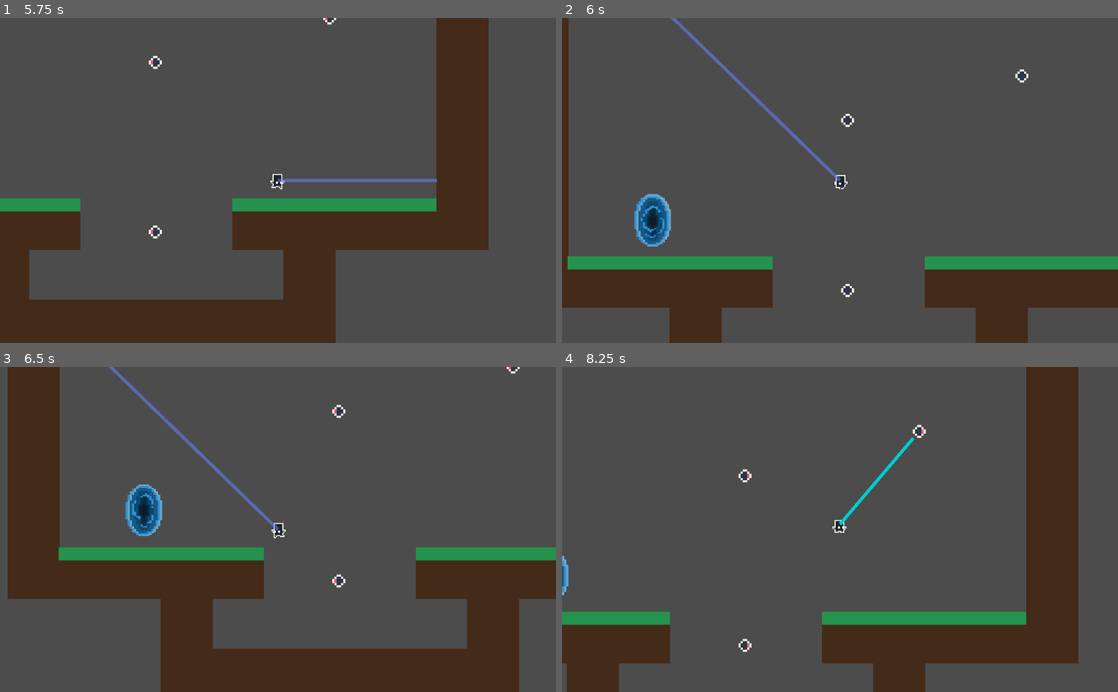
Above: before the commit, frames 1-4 (two rows, left to right).
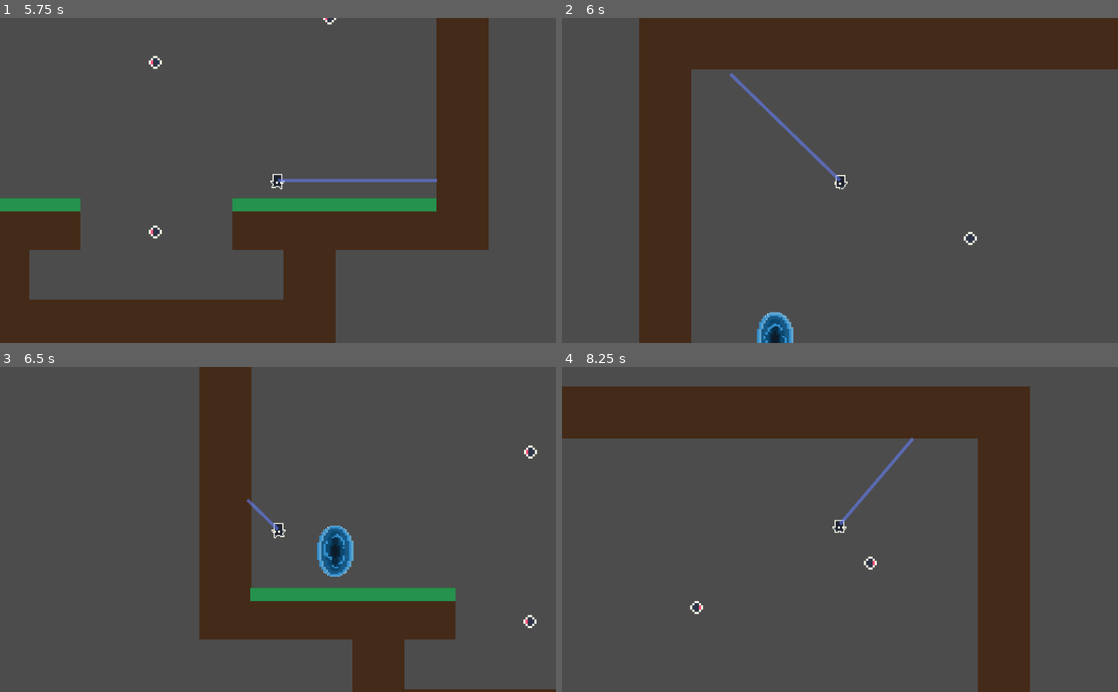
Above: after the commit, the same moments.

Repository: gonzaloVeron/TaskFailedSuccessfully
Game: Godot game, scene res://Character/character with lighting ability demo/CharacterDEMO.tscn
Same seed, same stepped clock (60 frames per second), same inputs: the game is played once before the commit and once after it.
Inputs (mouse positions are in pixels of both pictures, inside the frame that each line leads up to):
- Up to frame 1 (5.75 s): tap Enter at 0.5 s; move the mouse to (400, 164) at 0.52 s; hold D (move_right) 0.53-2.03 s; click (400, 164) at 0.6 s; tap Space (jump) at 0.77, 1.52, 3.02, 3.77, 4.52 s; move the mouse to (166, 196) at 1.27 s; click (166, 196) at 1.35 s; move the mouse to (333, 109) at 2.02 s; hold A (move_left) 2.03-2.78 s; click (333, 109) at 2.1 s; move the mouse to (250, 245) at 2.77 s; hold D (move_right) 2.78-4.28 s; click (250, 245) at 2.85 s; move the mouse to (444, 229) at 3.52 s; click (444, 229) at 3.6 s; move the mouse to (111, 131) at 4.27 s; hold A (move_left) 4.28-5.03 s; click (111, 131) at 4.35 s; move the mouse to (305, 180) at 5.02 s; hold D (move_right) from 5.03 s (still down); click (305, 180) at 5.1 s
- Up to frame 2 (6 s): move the mouse to (756, 99) at 5.77 s; release D (move_right) at 5.78 s; hold A (move_left) from 5.78 s (still down); click (756, 99) at 5.85 s
- Up to frame 3 (6.5 s): keep holding A (move_left); tap Space (jump) at 6.02 s
- Up to frame 4 (8.25 s): move the mouse to (962, 513) at 6.52 s; click (962, 513) at 6.6 s; tap Space (jump) at 6.77, 7.52 s; move the mouse to (728, 545) at 7.27 s; release A (move_left) at 7.28 s; hold D (move_right) from 7.28 s (still down); click (728, 545) at 7.35 s; move the mouse to (895, 458) at 8.02 s; click (895, 458) at 8.1 s

Frame 1 is identical in both runs. In frame 2, 33% of the frame differs, in the area x 0-100%, y 0-100%; in frame 3, 39%, in the area x 1-100%, y 0-100%; in frame 4, 37%.

Commit message:
habilidad del personaje 1.0 completada!

Diff:
--- a/Character/Character_Controller.gd
+++ b/Character/Character_Controller.gd
@@ -18,18 +18,11 @@
 	default_aim_color = aim.get_default_color()
 
 
-
 func _process(delta):
 
 	raycast2d.global_position = body.get_global_position()
 	aim.points[0] = body.position
-	#if raycast2d.is_colliding():
-	#	aim.points[1] = raycast2d.get_collision_point()
-	#else:
-#		aim.points[1] = get_global_mouse_position()
 
-
-#line2d.points[1] = transform.xform_inv(raycast2d.get_collision_point())
 func _physics_process(delta):
 	if raycast2d.is_colliding():
 		aim.set_point_position(1, transform.xform_inv(raycast2d.get_collision_point()))
@@ -54,32 +47,9 @@
 	emit_signal("direction_changed", value)
 
 func shoot_lighting():
-	# velocity = (target - position).normalized() * speed
-
 	#animacion aca (?
 	if raycast2d.is_colliding() and raycast2d.get_collider().is_in_group("hook"):
-		var attraction_speed = (raycast2d.get_collider().position - body.position).normalized()
-		var attraction_speed2 = (raycast2d.get_collider().get_global_position() - body.get_global_position()).normalized()
-
-		print("gancho:")
-		print(raycast2d.get_collider().position)
-		## implementacion feeeeea.
-		self.move_and_slide(attraction_speed2 * 15000)
-
-		print("personaje:")
-		print(body.position)
+		var attraction_speed = (raycast2d.get_collider().get_global_position() - body.get_global_position()).normalized()
+		self.set_global_position(raycast2d.get_collider().get_global_position())
+		self.move_and_slide(attraction_speed * 15000)
 	pass
-
-
-
-#func apply_movement(acceleration):
-#   var movement = Vector2.ZERO
-#	movement += acceleration
-#	movement = movement.clamped(max_speed)
-
-#func do_dash(delta):
-#	dashing = true
-#	var normalized_direction = (get_global_mouse_position() - position).normalized()
-#	if (position.distance_to(get_global_mouse_position())> 10):
-#		apply_movement(normalized_direction * acceleration * delta)
-#		movement = move_and_slide(movement * 3)
